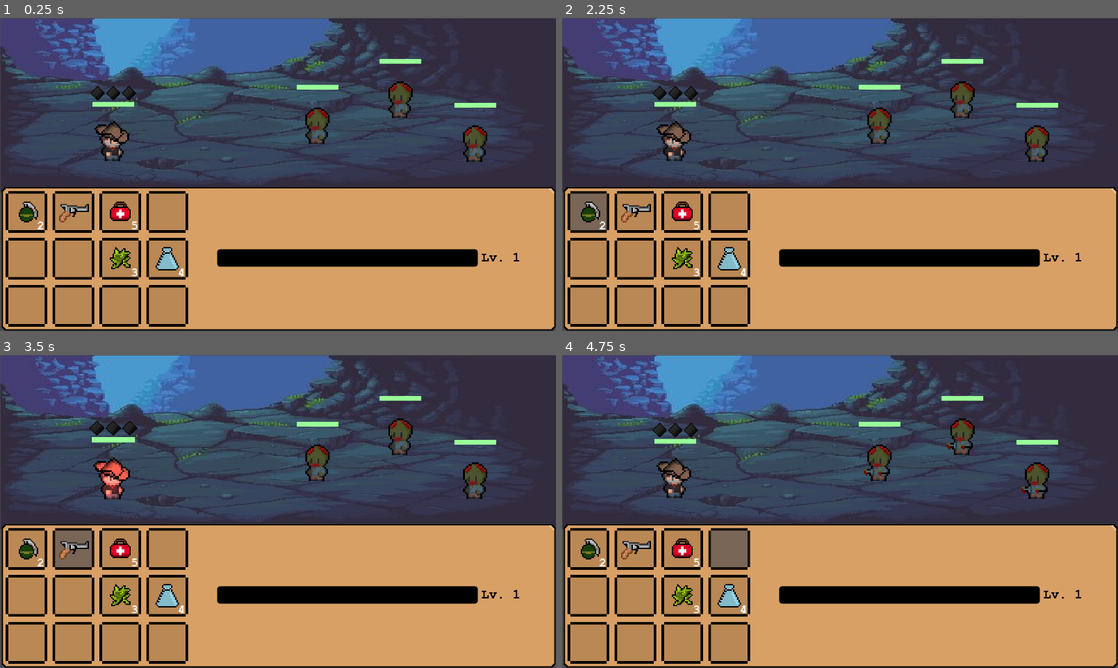
Above: before the commit, frames 1-4 (two rows, left to right).
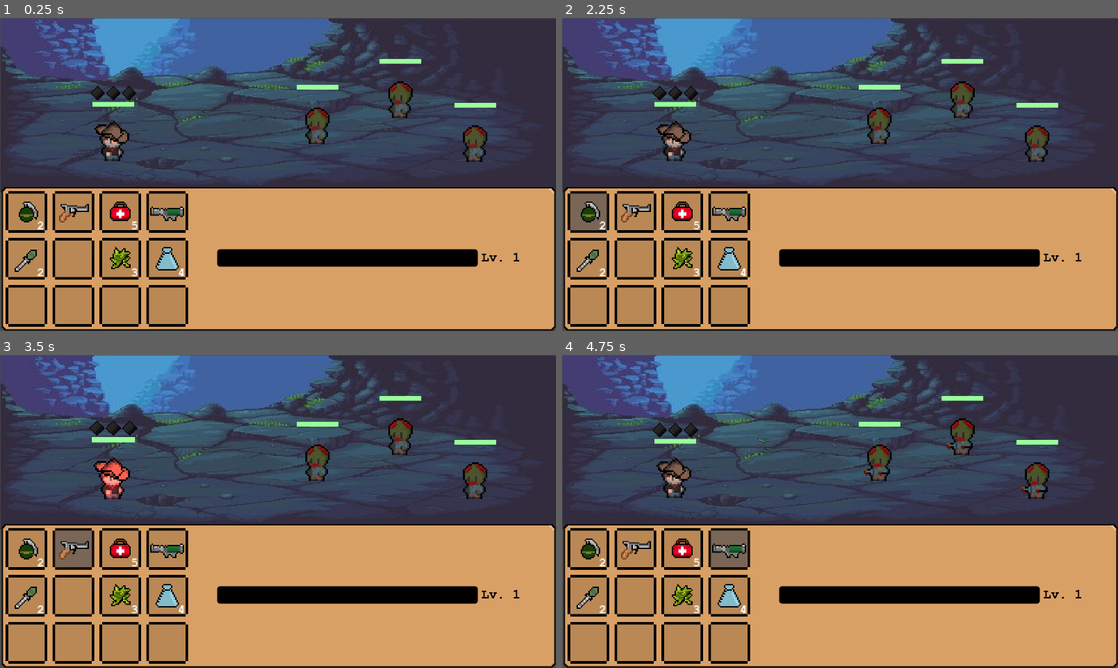
Above: after the commit, the same moments.

Repository: BernardoFioreze/DeadAgain
Game: Godot game, scene res://Scenes/Main.tscn
Same seed, same stepped clock (60 frames per second), same inputs: the game is played once before the commit and once after it.
Inputs (mouse positions are in pixels of both pictures, inside the frame that each line leads up to):
- Up to frame 1 (0.25 s): no input
- Up to frame 2 (2.25 s): tap Enter at 0.5, 2 s; drag from (673, 133) to (895, 105) at 0.52 s; tap Space at 1.25 s; drag from (962, 89) to (812, 237) at 1.27 s; move the mouse to (589, 212) at 2.02 s; hold Ctrl from 2.03 s (still down); click (589, 212) at 2.17 s
- Up to frame 3 (3.5 s): release Ctrl at 2.75 s; tap Space at 2.75 s; drag from (72, 549) to (111, 464) at 2.77 s
- Up to frame 4 (4.75 s): tap Enter at 3.5 s; drag from (684, 549) to (867, 511) at 3.52 s; tap Space at 4.25 s; drag from (728, 549) to (756, 433) at 4.27 s

The runs differ from the first frame. In frame 1, 0.3% of the frame differs, in the area x 2-34%, y 60-83%; in frame 2, 0.3%; in frame 3, 0.3%; in frame 4, 0.3%, in the area x 2-38%, y 26-83%.

Commit message:
Criada bazooka, depende de munição para atirar. Criado também a chance de errar o tiro

Diff:
--- a/Inventory/Items_resources/granade.tres
+++ b/Inventory/Items_resources/granade.tres
@@ -10,4 +10,5 @@
 item_type = "Attack"
 consumable = true
 intensity = 45
+areaDamage = true
 metadata/_custom_type_script = "uid://7hhtx6fswij6"
--- a/Inventory/Items_resources/pistol.tres
+++ b/Inventory/Items_resources/pistol.tres
@@ -10,4 +10,7 @@
 item_type = "Attack"
 consumable = false
 intensity = 20
+areaDamage = false
+requiresAmmo = false
+missPercentage = 0.25
 metadata/_custom_type_script = "uid://7hhtx6fswij6"
--- /dev/null
+++ b/Inventory/Items_resources/rpg.tres
@@ -0,0 +1,18 @@
+[gd_resource type="Resource" script_class="InvItem" load_steps=4 format=3 uid="uid://der3a5jrdw3kh"]
+
+[ext_resource type="Resource" uid="uid://b0bbbcxxfybg" path="res://Inventory/Items_resources/rpgAmmo.tres" id="1_fqb7y"]
+[ext_resource type="Script" uid="uid://7hhtx6fswij6" path="res://Inventory/Items_scripts/inventory_item.gd" id="1_jwccl"]
+[ext_resource type="Texture2D" uid="uid://lu1kundw7l8x" path="res://Assets/Inventory/Items/RPG.png" id="2_fqb7y"]
+
+[resource]
+script = ExtResource("1_jwccl")
+name = "rpg"
+texture = ExtResource("2_fqb7y")
+item_type = "Attack"
+consumable = false
+intensity = 80
+areaDamage = true
+requiresAmmo = true
+missPercentage = 0.0
+requiredAmmo = ExtResource("1_fqb7y")
+metadata/_custom_type_script = "uid://7hhtx6fswij6"
--- /dev/null
+++ b/Inventory/Items_resources/rpgAmmo.tres
@@ -0,0 +1,14 @@
+[gd_resource type="Resource" script_class="InvItem" load_steps=3 format=3 uid="uid://b0bbbcxxfybg"]
+
+[ext_resource type="Script" uid="uid://7hhtx6fswij6" path="res://Inventory/Items_scripts/inventory_item.gd" id="1_bm7xe"]
+[ext_resource type="Texture2D" uid="uid://0lum60van63x" path="res://Assets/Inventory/Items/RPGAmmo.png" id="2_bwvwr"]
+
+[resource]
+script = ExtResource("1_bm7xe")
+name = "rpgAmmo"
+texture = ExtResource("2_bwvwr")
+item_type = "Receipt"
+consumable = true
+intensity = 0
+areaDamage = false
+metadata/_custom_type_script = "uid://7hhtx6fswij6"
--- a/Inventory/Items_scripts/inventory_item.gd
+++ b/Inventory/Items_scripts/inventory_item.gd
@@ -8,6 +8,10 @@
 @export_enum("Heal", "Attack", "Receipt") var item_type: String
 @export var consumable: bool
 @export var intensity: int #Power for attack itens, healing for healing items
+@export var areaDamage: bool
+@export var requiresAmmo: bool
+@export var missPercentage: float
+@export var requiredAmmo: InvItem
 
 func is_healing_item():
 	return item_type == "Heal"
@@ -23,3 +27,15 @@
 
 func get_intensity():
 	return intensity
+
+func get_miss_percentage():
+	return missPercentage
+
+func get_required_ammo():
+	return requiredAmmo
+
+func is_area_damage():
+	return areaDamage
+
+func requires_ammo():
+	return requiresAmmo
--- a/Inventory/playerinv.tres
+++ b/Inventory/playerinv.tres
@@ -1,12 +1,14 @@
-[gd_resource type="Resource" script_class="Inv" load_steps=20 format=3 uid="uid://bm6vgsrlgnp7c"]
+[gd_resource type="Resource" script_class="Inv" load_steps=22 format=3 uid="uid://bm6vgsrlgnp7c"]
 
 [ext_resource type="Script" uid="uid://dtdu3db4ji4ot" path="res://Scripts/inv_slot.gd" id="2_7ec12"]
 [ext_resource type="Resource" uid="uid://7bofrcqb2o7e" path="res://Inventory/Items_resources/granade.tres" id="3_7ec12"]
 [ext_resource type="Script" uid="uid://chcgfu201v88v" path="res://Scripts/inventory.gd" id="3_h5350"]
 [ext_resource type="Resource" uid="uid://dwm3j7qn8nll5" path="res://Inventory/Items_resources/pistol.tres" id="3_xpsnh"]
 [ext_resource type="Resource" uid="uid://rvyvkr5ioofx" path="res://Inventory/Items_resources/medkit.tres" id="5_xpsnh"]
+[ext_resource type="Resource" uid="uid://der3a5jrdw3kh" path="res://Inventory/Items_resources/rpg.tres" id="6_5rcky"]
 [ext_resource type="Resource" uid="uid://cl62ownpr7q5h" path="res://Inventory/Items_resources/herb.tres" id="6_ci5v0"]
 [ext_resource type="Resource" uid="uid://whl3jlqj4t4f" path="res://Inventory/Items_resources/flask.tres" id="7_5rcky"]
+[ext_resource type="Resource" uid="uid://b0bbbcxxfybg" path="res://Inventory/Items_resources/rpgAmmo.tres" id="7_i2tkw"]
 
 [sub_resource type="Resource" id="Resource_7ec12"]
 script = ExtResource("2_7ec12")
@@ -28,12 +30,14 @@
 
 [sub_resource type="Resource" id="Resource_ci5v0"]
 script = ExtResource("2_7ec12")
+item = ExtResource("6_5rcky")
 quantidade = 0
 metadata/_custom_type_script = "uid://dtdu3db4ji4ot"
 
 [sub_resource type="Resource" id="Resource_5rcky"]
 script = ExtResource("2_7ec12")
-quantidade = 0
+item = ExtResource("7_i2tkw")
+quantidade = 2
 metadata/_custom_type_script = "uid://dtdu3db4ji4ot"
 
 [sub_resource type="Resource" id="Resource_i2tkw"]
--- a/Scripts/inv_ui_slot.gd
+++ b/Scripts/inv_ui_slot.gd
@@ -29,7 +29,7 @@
 	if is_selected:
 		$Slot.modulate = Color(0.6, 0.7, 1, 0.9)  # azul: slot selecionado
 	elif combinable:
-		$Slot.modulate = Color(0.6, 0.0, 1.0, 0.9)  # verde médio
+		$Slot.modulate = Color(0.6, 0.0, 1.0, 0.9)  # roxo
 	else:
 		$Slot.modulate = Color(1, 1, 1)  # padrão
 
--- a/Scripts/inventory.gd
+++ b/Scripts/inventory.gd
@@ -43,3 +43,19 @@
 			selected_slot.quantidade = 0
 
 	update.emit()
+
+func consume_item(item_to_consume: InvItem) -> void:
+	for slot in slots:
+		if slot.item == item_to_consume and slot.quantidade > 0:
+			slot.quantidade -= 1
+			if slot.quantidade <= 0:
+				slot.item = null
+				slot.quantidade = 0
+			update.emit()
+			return
+
+func has_item(item_to_find: InvItem) -> bool:
+	for slot in slots:
+		if slot.item == item_to_find and slot.quantidade > 0:
+			return true
+	return false
--- a/Scripts/rick.gd
+++ b/Scripts/rick.gd
@@ -45,7 +45,26 @@
 	if selected_item.is_consumable():
 		inventory.consume()
 
-	zombie.take_damage(selected_item.get_intensity())
+	if selected_item.requires_ammo():
+		var ammo_id = selected_item.get_required_ammo()
+		if inventory.has_item(ammo_id):
+			inventory.consume_item(ammo_id)
+		else:
+			print("No ammo")
+			return
+
+
+	if 1.0 - selected_item.get_miss_percentage() > randf():
+		zombie.take_damage(selected_item.get_intensity())
+
+		if selected_item.is_area_damage():
+			for z in get_tree().get_nodes_in_group("zombies"):
+				if z != zombie:
+					z.take_damage(selected_item.get_intensity() * 0.3)
+			suffer_damage(selected_item.get_intensity() * 0.1)
+	else:
+		print("Errou o ataque")
+
 	Global.turn_manager.player_used_action()
 
 func _on_input_event(viewport: Node, event: InputEvent, shape_idx: int) -> void:
Binary file added: Assets/Inventory/Items/RPG.png
Not shown, added: Assets/Inventory/Items/RPG.png.import
Binary file added: Assets/Inventory/Items/RPGAmmo.png
Not shown, added: Assets/Inventory/Items/RPGAmmo.png.import
Not shown: 1 places in Scenes/Rooms/Room1.tscn that only renumber resources
Not shown: 1 places in Scenes/Rooms/Room2.tscn that only renumber resources
